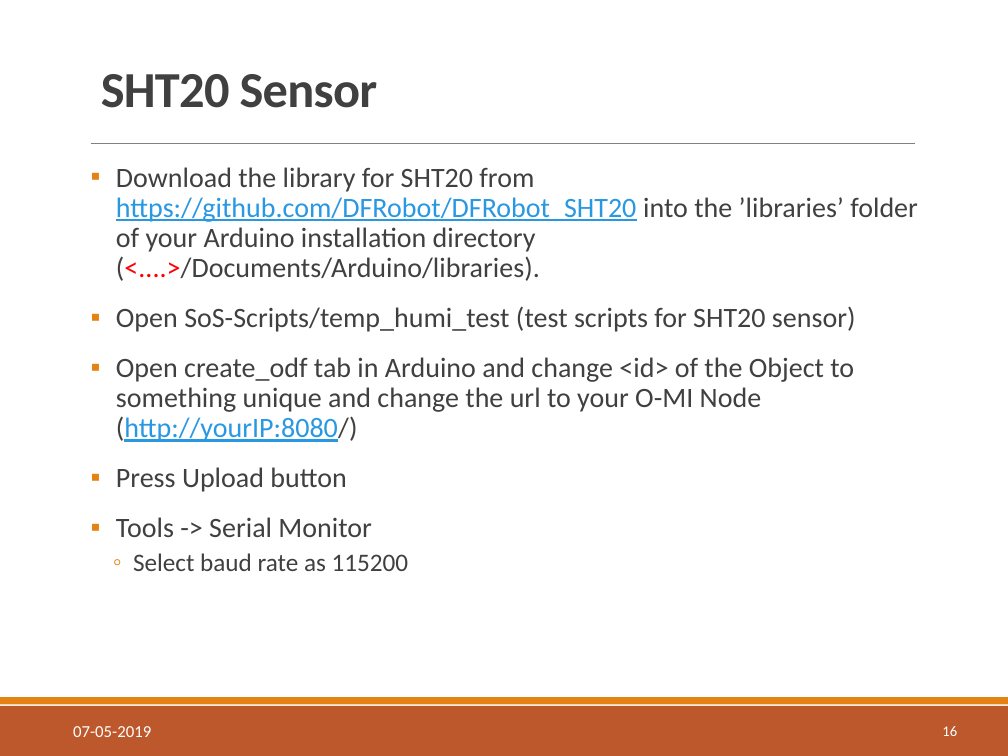
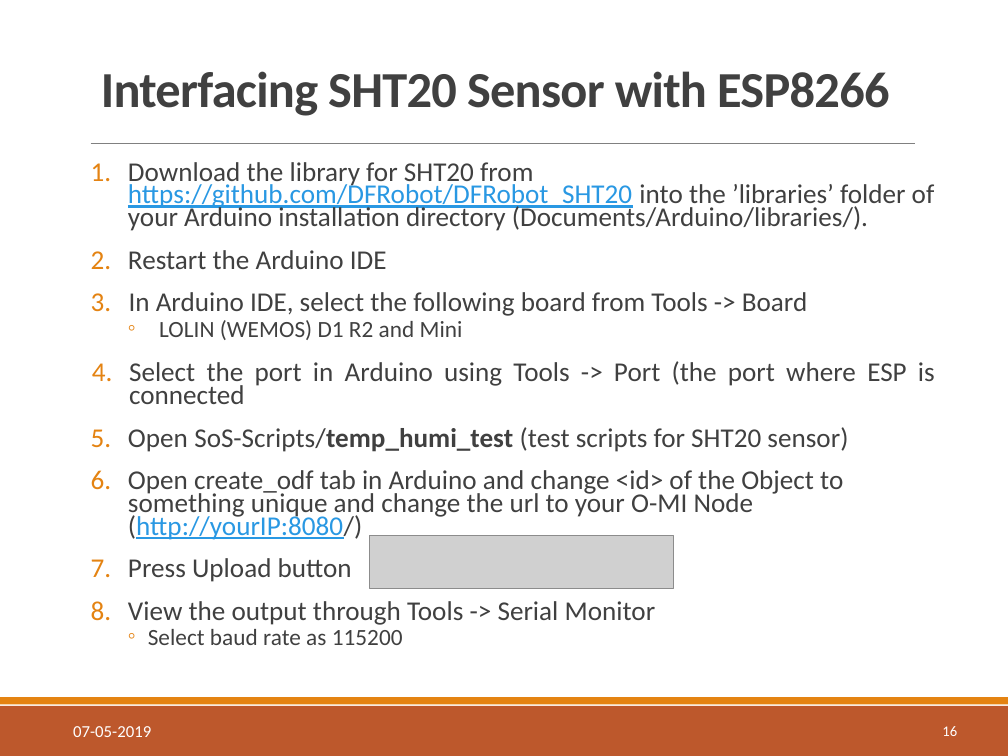
Before and after one commit to AaltoAsia/SoS-Scripts, a slide deck: slide 16 of sos-tutorial.pptx. Drawn at 1008x756 pixels with LibreOffice and Linux fonts; fonts in the diff are those of the drawing; grey boxes stand for pictures; background and template pictures are left out. Boxes give left, top, right and bottom in pixels: in the first picture for what was removed or moved away, otherwise in the second. Text is boxed around its words. In the diff, an @@ line names an element or a change of style, - is before the commit and + after.

Commit message:
Update slides

```diff
--- a/sos-tutorial.pptx
+++ b/sos-tutorial.pptx
@@ title at box(101, 71, 890, 116): text changed @@
-SHT20 Sensor
+Interfacing SHT20 Sensor with ESP8266
@@ text at box(128, 162, 935, 404): text changed; size 20 to 19.4 pt @@
-▪ Download the library for SHT20 from https://github.com/DFRobot/DFRobot_SHT20 into the ’libraries’ folder of your Arduino installation directory (<....>/Documents/Arduino/libraries).
+1. Download the library for SHT20 from https://github.com/DFRobot/DFRobot_SHT20 into the ’libraries’ folder of your Arduino installation directory (Documents/Arduino/libraries/).
+2. Restart the Arduino IDE
+3. In Arduino IDE, select the following board from Tools -> Board
+  ◦ LOLIN (WEMOS) D1 R2 and Mini
+4. Select the port in Arduino using Tools -> Port (the port where ESP is connected
@@ text at box(128, 427, 848, 645): size 20 to 19.4 pt in "Open SoS-Scripts/temp_humi_test (test scripts for SHT20 sens ...", "Open create_odf tab in Arduino and change ...", "Press Upload button"; bold on in "SoS-Scripts/temp_humi_test"; size 18 to 16.6 pt in "Select baud rate as 115200"; bullet ▪ to 1.; line spacing 0.9 to 0.7; indent changed @@
@@ picture added at box(369, 536, 673, 589) @@
@@ text at box(128, 601, 656, 625): text changed; size 20 to 19.4 pt @@
-▪ Tools -> Serial Monitor
+8. View the output through Tools -> Serial Monitor
```
Also in this commit, not shown: 4 other slides changed, 1 other file.
